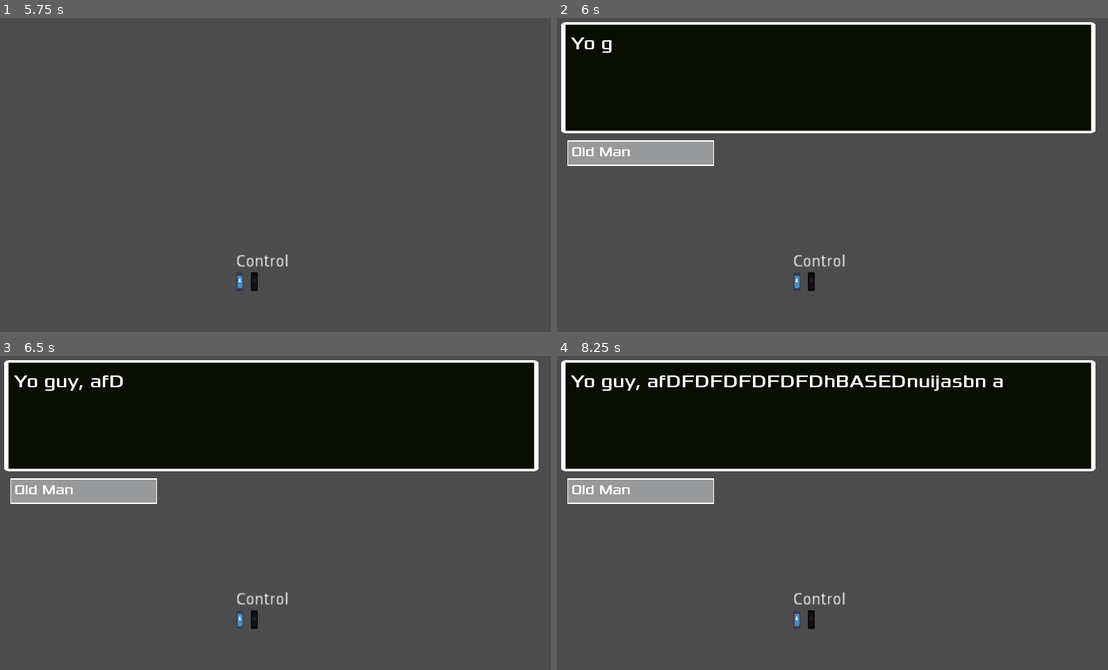
Above: before the commit, frames 1-4 (two rows, left to right).
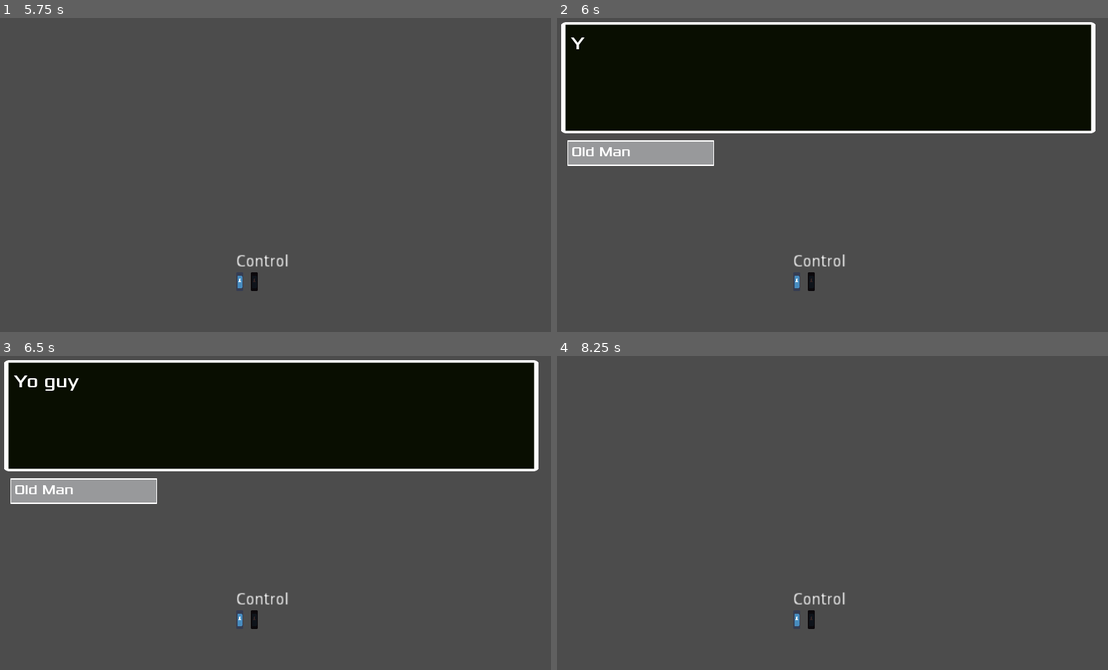
Above: after the commit, the same moments.

Repository: UHSGDC/Photographers-Hike
Game: Godot game, scene res://Game.tscn
The game is run twice, just before and just after one commit, with the same random seed, the same clock (stepped at 60 frames per second) and the same inputs. This scene is started directly instead of the project's main scene. The engine's default icon, where the game draws it, is replaced by a stand-in: a white triangle on a blue panel in a dark square.
Inputs (mouse positions are in pixels of both pictures, inside the frame that each line leads up to):
- Up to frame 1 (5.75 s): tap Enter (ui_accept) at 0.5, 2.75 s; move the mouse to (396, 162) at 0.52 s; hold Ctrl (interact) 0.53-1.28 s; hold D (right) 0.53-2.03 s; click (396, 162) at 0.67 s; tap Space (jump) at 0.77, 1.52, 3.02, 3.77, 4.52 s; move the mouse to (159, 196) at 1.27 s; tap Ctrl (interact) at 1.35, 2.85, 4.35 s; move the mouse to (330, 105) at 2.02 s; hold A (left) 2.03-2.78 s; hold Ctrl (interact) 2.03-2.78 s; move the mouse to (247, 247) at 2.77 s; hold D (right) 2.78-4.28 s; click (247, 247) at 2.92 s; move the mouse to (440, 228) at 3.52 s; hold Ctrl (interact) 3.53-4.28 s; tap Escape (pause) at 4.15 s; move the mouse to (104, 131) at 4.27 s; hold A (left) 4.28-5 s; click "Resume" at 5 s
- Up to frame 2 (6 s): tap Enter (ui_accept) at 5.75 s; move the mouse to (860, 181) at 5.77 s; hold D (right) from 5.78 s (still down); hold Ctrl (interact) from 5.78 s (still down); click (860, 181) at 5.92 s
- Up to frame 3 (6.5 s): keep holding D (right); keep holding Ctrl (interact)
- Up to frame 4 (8.25 s): move the mouse to (744, 434) at 6.52 s; release D (right) at 6.53 s; release Ctrl (interact) at 6.53 s; hold A (left) 6.53-8 s; tap Ctrl (interact) at 6.6 s; tap Space (jump) at 6.77, 7.52 s; move the mouse to (953, 500) at 7.27 s; hold Ctrl (interact) 7.28-8 s; click (1041, 491) at 8 s, where only the run after the commit has a clickable "ya"

Frame 1 is identical in both runs. In frame 2, less than 0.1% of the frame differs, in the area x 5-10%, y 7-12%; in frame 3, 0.1%; in frame 4, 36%, in the area x 0-98%, y 1-48%.

Commit message:
Implemented skipping for dialog

Diff:
--- a/PhotographersHike/Dialog/DialogBox.gd
+++ b/PhotographersHike/Dialog/DialogBox.gd
@@ -74,6 +74,7 @@
 	dialog_playing = true
 
 	for dialog in dialog_array:
+		yield(get_tree().create_timer(0.1), "timeout")
 		if dialog.size() >= 4:
 			output = yield(output_question(dialog), "completed")
 			continue
@@ -129,14 +130,14 @@
 
 
 func output_text_and_sound(text: String, delay: float) -> void:
-	if delay <= 0.0:
-		$TextOutput.text = text
-	else:
-		$TextOutput.text = ""
-		for character in text:
-			$TextOutput.text += character
-			yield(wait_while_paused(), "completed")
-			yield(get_tree().create_timer(delay), "timeout")
+	$TextOutput.text = ""
+	for character in text:
+		$TextOutput.text += character
+		yield(wait_while_paused(), "completed")
+		if Input.is_action_pressed("menu_confirm"):
+			$TextOutput.text = text
+			break
+		yield(get_tree().create_timer(delay), "timeout")
 
 
 func _input(event: InputEvent) -> void:
--- a/PhotographersHike/dialog.json
+++ b/PhotographersHike/dialog.json
@@ -27,7 +27,7 @@
 		[
 			[
 				[
-					["Yo guy, afDFDFDFDFDFDhBASEDnuijasbn afnujiasb afbas jkfbash asbdjkasbfkasf sfbjkasb", 2],
+					["Yo guy, afDFDFDFDFDFDhBASEDnuijasbn afnujiasb afbas jkfbash asbdjkasbfkasf sfbjkasb", 1],
 					["nu huh", 2, "ya", "na"]
 				],
 				[
